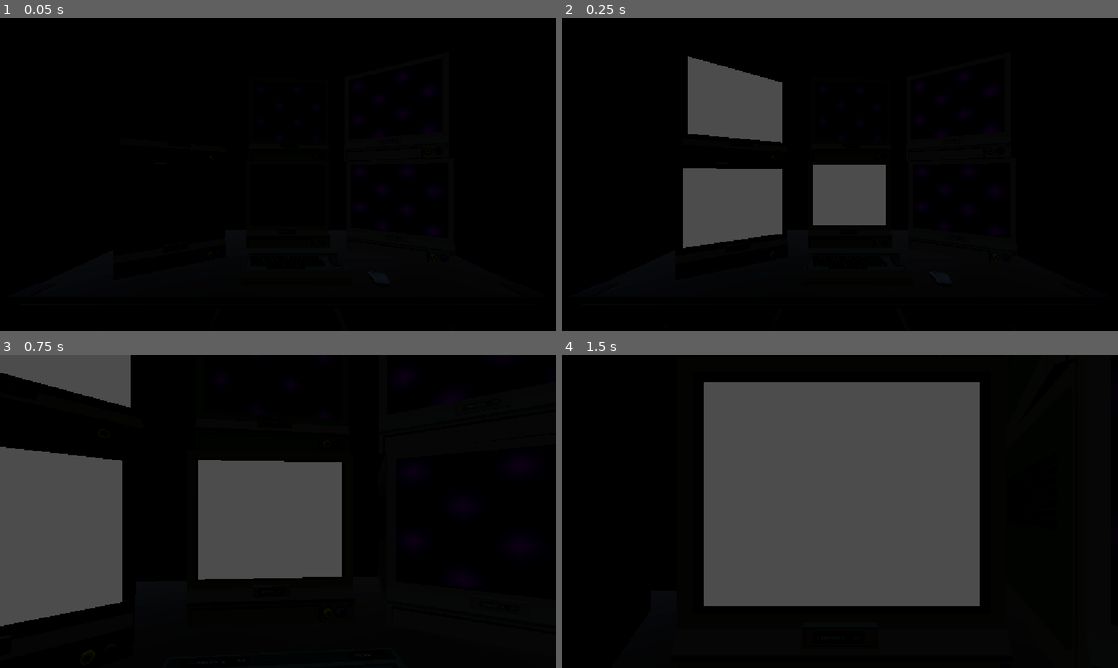
Above: before the commit, frames 1-4 (two rows, left to right).
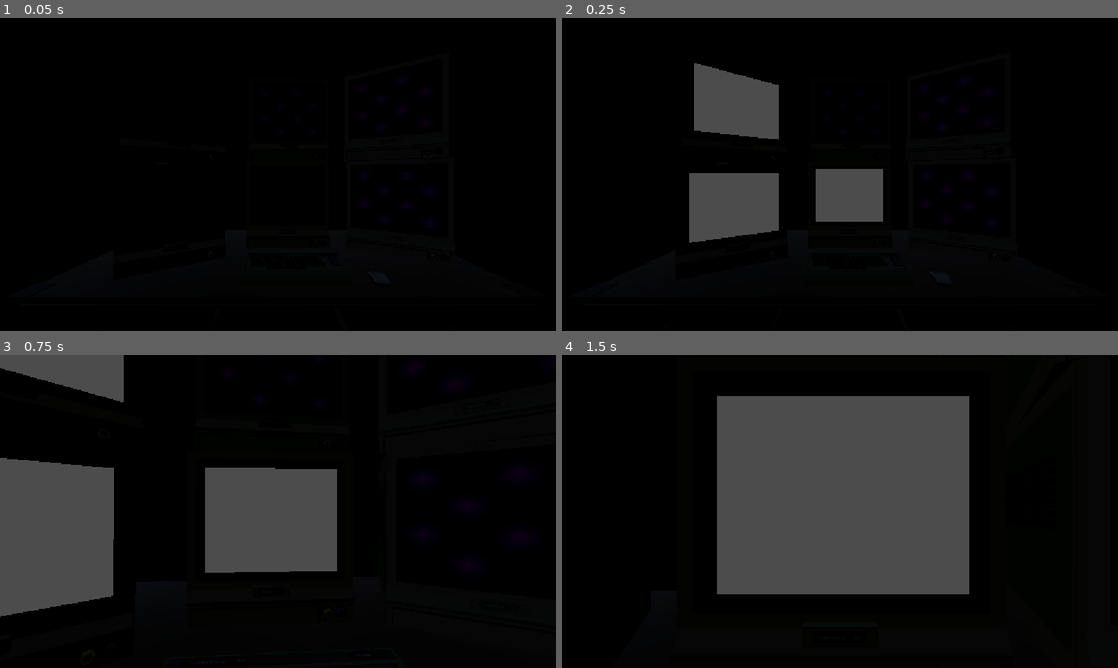
Above: after the commit, the same moments.

Repository: TheoXymore/1983
Game: Godot game, scene res://office/salle_surveillance.tscn
Same seed, same stepped clock (60 frames per second), same inputs: the game is played once before the commit and once after it.
Inputs (mouse positions are in pixels of both pictures, inside the frame that each line leads up to):
- Up to frame 1 (0.05 s): no input
- Up to frame 2 (0.25 s): no input
- Up to frame 3 (0.75 s): tap Enter at 0.5 s; move the mouse to (305, 511) at 0.52 s; click (305, 511) at 0.6 s
- Up to frame 4 (1.5 s): tap Space at 1.25 s; move the mouse to (812, 511) at 1.27 s; click (812, 511) at 1.35 s

The runs differ from the first frame. In frame 2, 2.1% of the frame differs, in the area x 21-59%, y 12-74%; in frame 3, 4.2%; in frame 4, 6.8%, in the area x 25-76%, y 8-81%.

Commit message:
better phone call

Diff:
--- a/office/phone.gd
+++ b/office/phone.gd
@@ -2,19 +2,35 @@
 class_name Phone
 
 @export var dialogue_box: DialogueBox
+@onready var audio: AudioStreamPlayer3D = $AudioStreamPlayer3D
+@onready var icon: Sprite3D = $Icon
+
+var timer:=Timer.new()
+var initial_pos_y
 
 var is_ringing = false
 var current_call
-@export var delay_before_next_ring = 5
+@export var delay_before_next_ring = 10
 
 func _ready() -> void:
 	StoryManager.phone_call_started.connect(on_phone_call_started)
 	StoryManager.day_ended.connect(on_day_ended)
 	ring_phone()
 
+
+
+	add_child(timer)
+	timer.one_shot = false
+	timer.wait_time = 2*PI
+	timer.start()
+	initial_pos_y = icon.global_position.y
+
 func ring_phone():
 	is_ringing = true
 	print("Le téléphone sonne ...")
+	audio.play()
+	icon.show()
+
 
 func try_to_answer():
 	if is_ringing == false:
@@ -22,6 +38,8 @@
 	else :
 		is_ringing = false
 		StoryManager.start_next_call_of_the_day()
+		audio.stop()
+		icon.hide()
 
 func on_phone_call_started(call_data):
 	current_call = call_data
@@ -37,3 +55,7 @@
 
 func on_day_ended(finished_day: int):
 	print("Fin du jour ", finished_day)
+
+func _process(delta: float) -> void:
+	if is_ringing:
+		icon.global_position.y = initial_pos_y + sin(timer.time_left*2)/20
--- a/office/phone.tscn
+++ b/office/phone.tscn
@@ -2,6 +2,8 @@
 
 [ext_resource type="Script" uid="uid://dnsdn2tke00mn" path="res://office/phone.gd" id="1_ra8yq"]
 [ext_resource type="PackedScene" uid="uid://debnjvx8rwcwe" path="res://office/Office Phone by dook - YxfMuchpUF.glb" id="2_urlwp"]
+[ext_resource type="AudioStream" uid="uid://iepe18fqg7rq" path="res://assets/31 Ocarina 'Sun's Song'.mp3" id="3_urlwp"]
+[ext_resource type="Texture2D" uid="uid://b38sa2ppsjhxj" path="res://assets/phone.png" id="4_bjkow"]
 
 [sub_resource type="BoxShape3D" id="BoxShape3D_3b1fi"]
 size = Vector3(4.26828, 3.2314758, 1.8754883)
@@ -15,3 +17,12 @@
 [node name="CollisionShape3D" type="CollisionShape3D" parent="." unique_id=97156840]
 transform = Transform3D(1, 0, 0, 0, 1, 0, 0, 0, 1, -0.5112152, 0.15879822, -0.4918369)
 shape = SubResource("BoxShape3D_3b1fi")
+
+[node name="AudioStreamPlayer3D" type="AudioStreamPlayer3D" parent="." unique_id=727531298]
+stream = ExtResource("3_urlwp")
+
+[node name="Icon" type="Sprite3D" parent="." unique_id=1540210335]
+transform = Transform3D(8.318877, 0, 0, 0, 8.318877, 0, 0, 0, 1, -0.40888405, 4.109492, -0.3584528)
+billboard = 1
+texture_filter = 0
+texture = ExtResource("4_bjkow")
--- a/screen/screen.tscn
+++ b/screen/screen.tscn
@@ -26,7 +26,7 @@
 shape = SubResource("BoxShape3D_mipum")
 
 [node name="MeshInstance3D" type="MeshInstance3D" parent="." unique_id=702800752]
-transform = Transform3D(1.9814881, 0, 0, 0, 1.7559024, 0, 0, 0, 1, 0, 0.07324833, 0.9288665)
+transform = Transform3D(1.7548528, 0, 0, 0, 1.3802261, 0, 0, 0, 1.012, 0.020035982, 0.114212096, 0.9288665)
 layers = 2049
 mesh = SubResource("QuadMesh_mipum")
 
Not shown, added: assets/31 Ocarina 'Sun's Song'.mp3.import
Binary file added: assets/phone.png
Not shown, added: assets/phone.png.import
Not shown: 1 places in screen/screen.tscn that only renumber resources
Not shown, added: assets/31 Ocarina 'Sun's Song'.mp3
